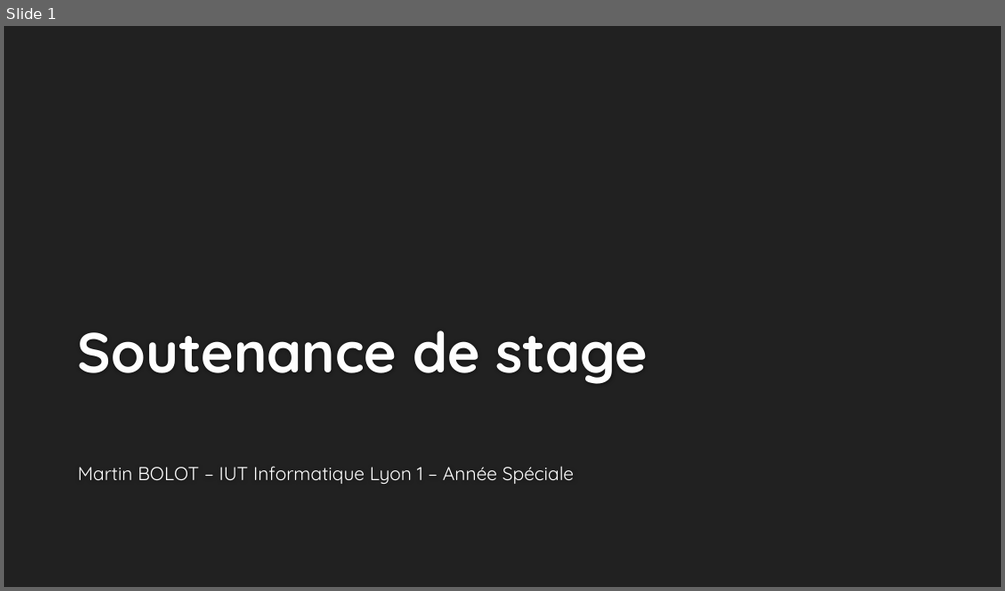
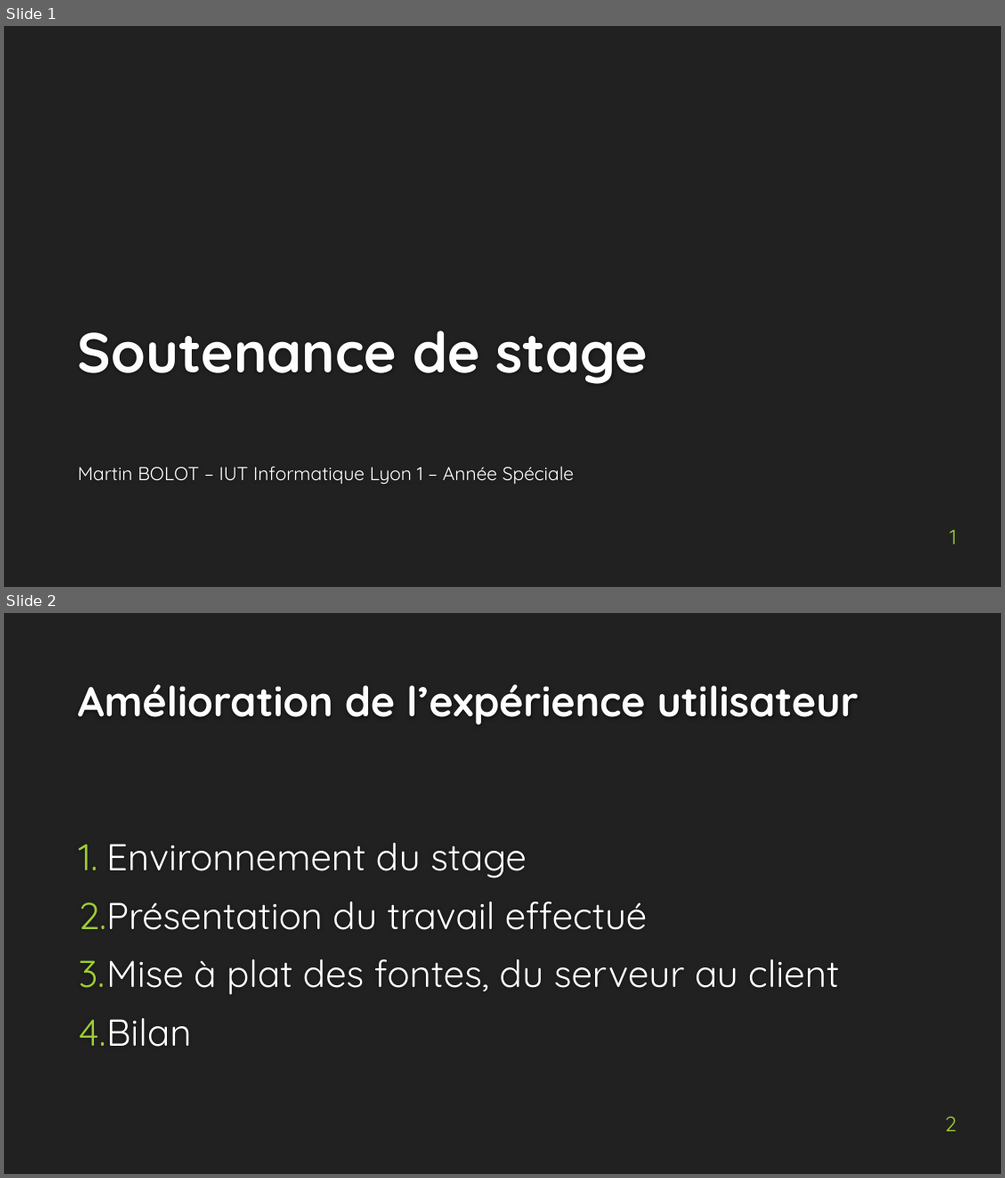
Before and after one commit to MartinBolot/Cours-IUT-Lyon1, a slide deck: Stage/Soutenance/presentation_soutenance.pptx. Shown one above the other, each under a label of ours: slide 1 before the commit, slides 1 and 2 after it. The pictures are 1005x591 and 1005x1178 pixels, drawn with LibreOffice and Linux fonts; fonts in the diff are those of the drawing; background and template pictures are left out. Boxes give left, top, right and bottom in pixels: in the first picture for what was removed or moved away, otherwise in the second. Text is boxed around its words. In the diff, an @@ line names an element or a change of style, - is before the commit and + after.

```diff
--- a/Stage/Soutenance/presentation_soutenance.pptx
+++ b/Stage/Soutenance/presentation_soutenance.pptx
@@ slide 2 added at (x1=4, y1=613, x2=1001, y2=1174), background #212121 @@
@@ title added at (x1=78, y1=684, x2=858, y2=725), 40 pt, text #FEFEFE, bold @@
+Amélioration de l’expérience utilisateur
@@ text added at (x1=79, y1=843, x2=839, y2=1046), 36 pt, text #FFFFFF @@
+1. Environnement du stage
+2. Présentation du travail effectué
+3. Mise à plat des fontes, du serveur au client
+4. Bilan
@@ page number added at (x1=945, y1=1116, x2=956, y2=1131), 20 pt, text #9ECD33 @@
+2
@@ slide 1 changed as well @@
@@ page number added at (x1=949, y1=530, x2=956, y2=544), 20 pt, text #9ECD33 @@
+1
```
Also in this commit, not shown: 1 other slide added, 2 other files.
